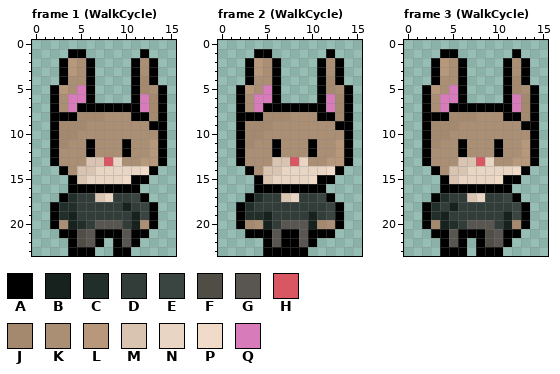
Edited in one commit: pixel-art file (Sprites/Player/WalkCycle.ase). Above is the file before it was changed.
16x24 pixels, 4 frames. Colours within 5 levels of each other are drawn and written as one. Shown: frame 1 (WalkCycle), frame 2 (WalkCycle), frame 3 (WalkCycle). The commit also changed other frames, which this record leaves out.
Palette (. is transparent): A #000000  B #17221f  C #212e2a  D #323c39  E #3a4541  F #504c46  G #595652  H #d95763  J #a4896f  K #ab8f74  L #b7987b  M #d9c4b1  N #e8d5c4  P #f0dbc9  Q #d77bba
Pixels before, frame 1 (WalkCycle), first column x 2:
 1 ..AA......A..
 2 .ALKA....AKA.
 3 .ALKA....AKA.
 4 .AKKA....AJA.
 5 ALKQA....AJKA
 6 AKQQA....AQJA
 7 AKQAAAAAAAQJA
 8 AAAJJJKKKAAJA
 9 AJJJKKKKKKKAA
10 AJJKKKKKKKKKA
11 AJKKAKKKAKKLA
12 AKKKAKKKAKKLA
13 AKKKMMHNKKLLA
14 .AKMMNNNNNPA.
15 ..AMNNNNPAA..
16 ..AAAAAAAA...
17 .ACDDMNDDEA..
18 ACCDDDDDBDEA.
19 ACBDDDDDDBEA.
20 AKBCDGGGDBKA.
21 .AAFGAAAGAA..
22 ..AFGA.AGA...
23 ..AAA..AA....
Pixels before, frame 2 (WalkCycle), first column x 2:
 1 ..AA......A..
 2 .ALKA....AKA.
 3 .ALKA....AKA.
 4 .AKKA....AJA.
 5 ALKQA....AJKA
 6 AKQQA....AQJA
 7 AKQAAAAAAAQJA
 8 AAAJJJKKKAAJA
 9 AJJJKKKKKKKAA
10 AJJKKKKKKKKKA
11 AJKKAKKKAKKLA
12 AKKKAKKKAKKLA
13 AKKKMMHNKKLLA
14 .AKMMNNNNNPA.
15 ..AMNNNNPAA..
16 ..AAAAAAAA...
17 .ACDDMNDDEA..
18 ACDDDDDDDDEA.
19 ACCBDDDDBDEA.
20 AJKBDGGGBJKA.
21 .AAAGAAGAAA..
22 ...AGAAGA....
23 ...AAAAA.....
Pixels before, frame 3 (WalkCycle), first column x 2:
 1 ..AA......A..
 2 .ALKA....AKA.
 3 .ALKA....AKA.
 4 .AKKA....AJA.
 5 ALKQA....AJKA
 6 AKQQA....AQJA
 7 AKQAAAAAAAQJA
 8 AAAJJJKKKAAJA
 9 AJJJKKKKKKKAA
10 AJJKKKKKKKKKA
11 AJKKAKKKAKKLA
12 AKKKAKKKAKKLA
13 AKKKMMHNKKLLA
14 .AKMMNNNNNPA.
15 ..AMNNNNPAA..
16 ..AAAAAAAA...
17 .ACDDMNDDEA..
18 ACDBDDDDDDEA.
19 ACBDDDDDDBEA.
20 AJBCDGGGDBJA.
21 .AAGAAAFGAA..
22 ..AGA.AFGA...
23 ..AAA.AAA....
Once edited:
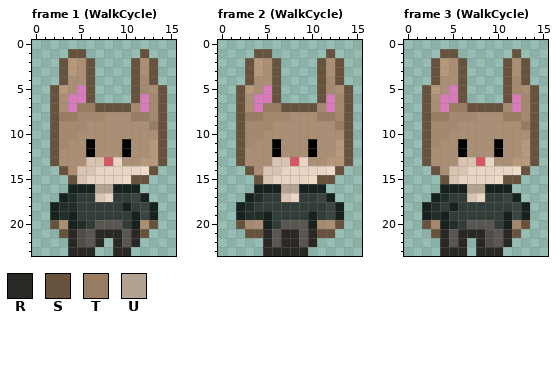
Colours new in this view: R #2a2825  S #67523d  T #987d63  U #b3a292
Changes in this commit:
Frame 1 (WalkCycle):
Colour A becomes colour B in row 16 at x 4 to 6 and 9 to 11; in row 17 at x 3 and 12; in rows 18 to 19 at x 2 and 13.
Colour A becomes colour J in row 7 at x 11.
Colour A becomes colour R in row 21 at x 4, 7 to 9 and 11; in row 22 at x 4, 7, 9 and 11; in row 23 at x 4 to 6 and 9 to 10.
Colour A becomes colour S in row 1 at x 4 to 5 and 12; in rows 2 to 4 at x 3, 6, 11 and 13; in rows 5 to 6 at x 2, 6, 11 and 14; in row 7 at x 2, 7 to 10 and 14; in rows 8 to 13 at x 2 and 14; in row 14 at x 3 and 13.
Colour A becomes colour S in row 15 at x 4 and 11 to 12; in row 20 at x 2 and 13; in row 21 at x 3 and 12.
Colour A becomes colour T in row 7 at x 5 to 6; in row 8 at x 3 to 4 and 11 to 12; in row 9 at x 13.
Colour A becomes colour U in row 16 at x 7 to 8.
Frame 2 (WalkCycle):
Colour A becomes colour B in row 16 at x 4 to 6 and 9 to 11; in row 17 at x 3 and 12; in rows 18 to 19 at x 2 and 13.
Colour A becomes colour J in row 7 at x 11.
Colour A becomes colour R in rows 21 to 22 at x 5, 7 to 8 and 10; in row 23 at x 5 to 9.
Colour A becomes colour S in row 1 at x 4 to 5 and 12; in rows 2 to 4 at x 3, 6, 11 and 13; in rows 5 to 6 at x 2, 6, 11 and 14; in row 7 at x 2, 7 to 10 and 14; in rows 8 to 13 at x 2 and 14; in row 14 at x 3 and 13.
Colour A becomes colour S in row 15 at x 4 and 11 to 12; in row 20 at x 2 and 13; in row 21 at x 3 to 4 and 11 to 12.
Colour A becomes colour T in row 7 at x 5 to 6; in row 8 at x 3 to 4 and 11 to 12; in row 9 at x 13.
Colour A becomes colour U in row 16 at x 7 to 8.
Frame 3 (WalkCycle):
Colour A becomes colour B in row 16 at x 4 to 6 and 9 to 11; in row 17 at x 3 and 12; in rows 18 to 19 at x 2 and 13.
Colour A becomes colour J in row 7 at x 11.
Colour A becomes colour R in row 21 at x 4, 6 to 8 and 11; in row 22 at x 4, 6, 8 and 11; in row 23 at x 4 to 6 and 8 to 10.
Colour A becomes colour S in row 1 at x 4 to 5 and 12; in rows 2 to 4 at x 3, 6, 11 and 13; in rows 5 to 6 at x 2, 6, 11 and 14; in row 7 at x 2, 7 to 10 and 14; in rows 8 to 13 at x 2 and 14; in row 14 at x 3 and 13.
Colour A becomes colour S in row 15 at x 4 and 11 to 12; in row 20 at x 2 and 13; in row 21 at x 3 and 12.
Colour A becomes colour T in row 7 at x 5 to 6; in row 8 at x 3 to 4 and 11 to 12; in row 9 at x 13.
Colour A becomes colour U in row 16 at x 7 to 8.
Where, in picture pixels (left, top, right, bottom), the same in both pictures:
changed: (50, 49, 167, 256)
changed: (236, 49, 353, 256)
changed: (422, 49, 539, 256)
